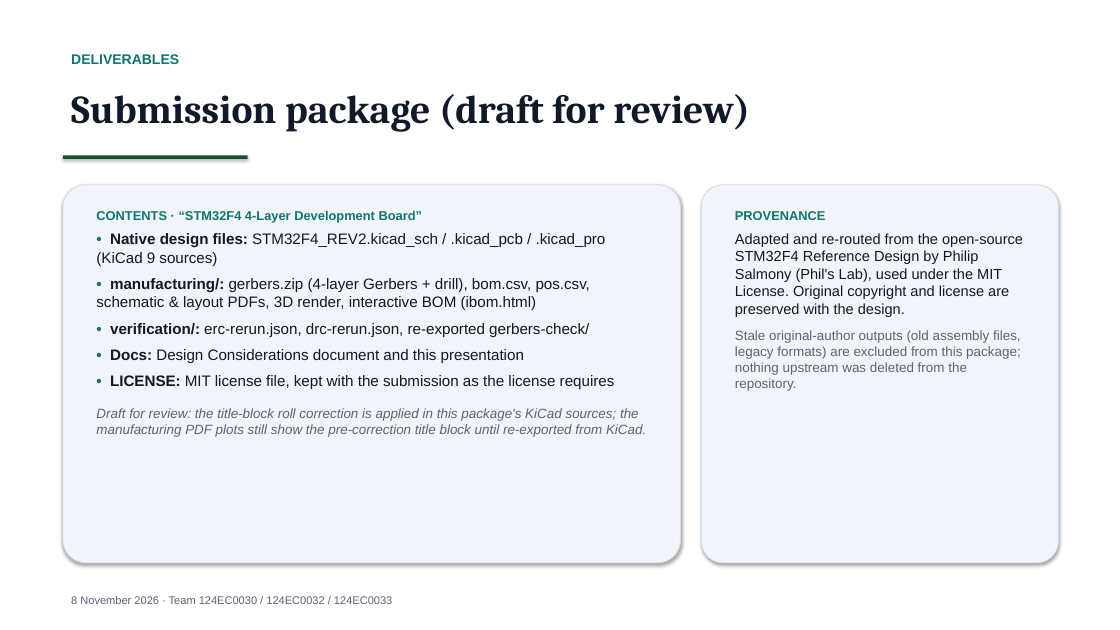
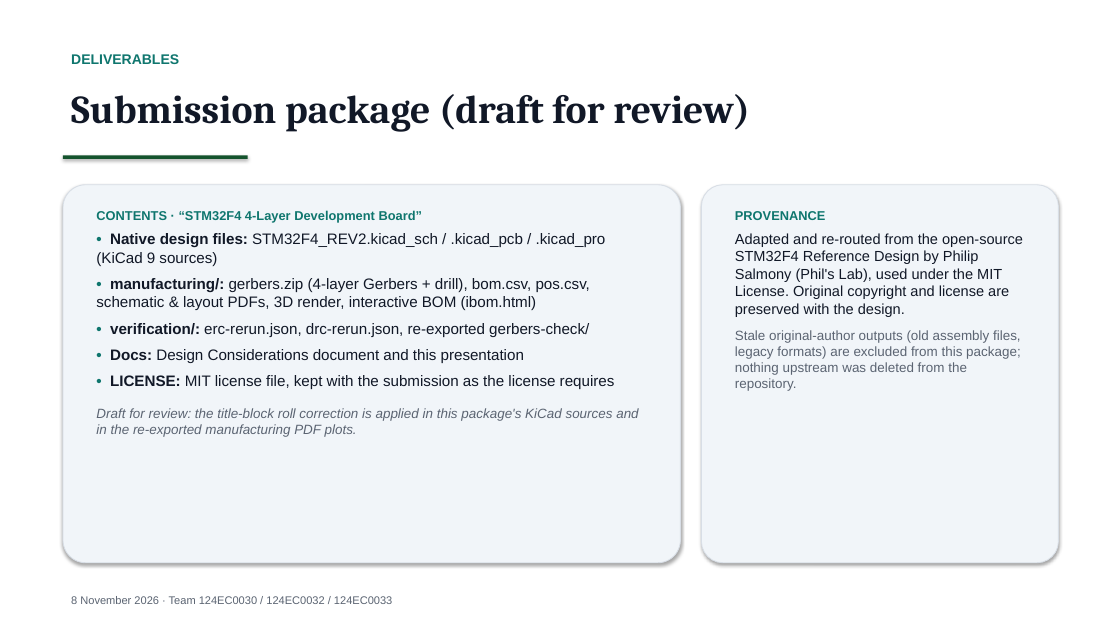
Before and after one commit to DsThakurRawat/PCB-AND-CHIP-DESIGN-WITH-AIML, a slide deck: slide 12 of EMP_PROJECT/STM32F4 4-Layer Development Board/EMP_STM32F4_4Layer_Presentation.pptx. Drawn at 1120x630 pixels with LibreOffice and Linux fonts; fonts in the diff are those of the drawing. Boxes give left, top, right and bottom in pixels: in the first picture for what was removed or moved away, otherwise in the second. Text is boxed around its words. In the diff, an @@ line names an element or a change of style, - is before the commit and + after.

Commit message:
fix(emp_project): correct Rehan/Ishan roll-number mapping (Rehan 124EC0033, Ishan 124EC0032)

```diff
--- a/EMP_PROJECT/STM32F4 4-Layer Development Board/EMP_STM32F4_4Layer_Presentation.pptx
+++ b/EMP_PROJECT/STM32F4 4-Layer Development Board/EMP_STM32F4_4Layer_Presentation.pptx
@@ text at bbox=[96, 408, 638, 437]: text changed @@
-Draft for review: the title-block roll correction is applied in this package's KiCad sources; the manufacturing PDF plots still show the pre-correction title block until re-exported from KiCad.
+Draft for review: the title-block roll correction is applied in this package's KiCad sources and in the re-exported manufacturing PDF plots.
```
Also in this commit, not shown: 2 other slides changed, 12 other files.
